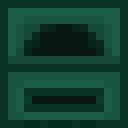
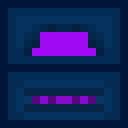
Before/after of a 128x128 layered artwork. What changed in the layer stack:
added layer "Front fast" above "Front eco" over (8, 24, 120, 120)
added layer "Base" above "Side copy" over (0, 0, 128, 128)
removed layer "Front OFF" over (0, 0, 128, 128)
